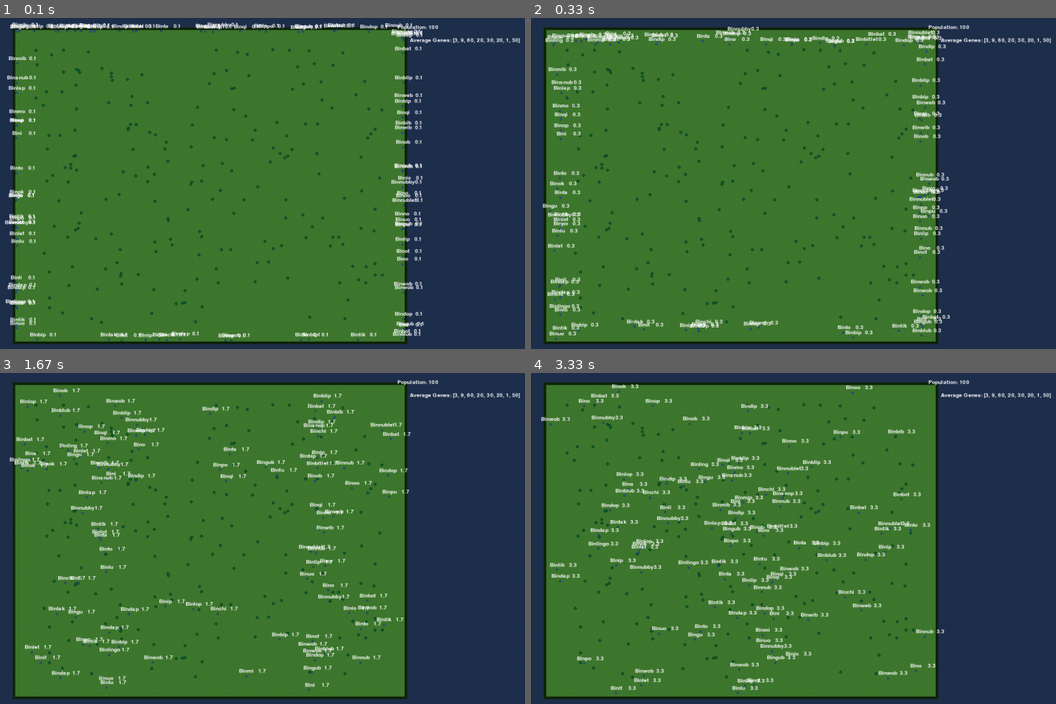
Above: before the commit, frames 1-4 (two rows, left to right).
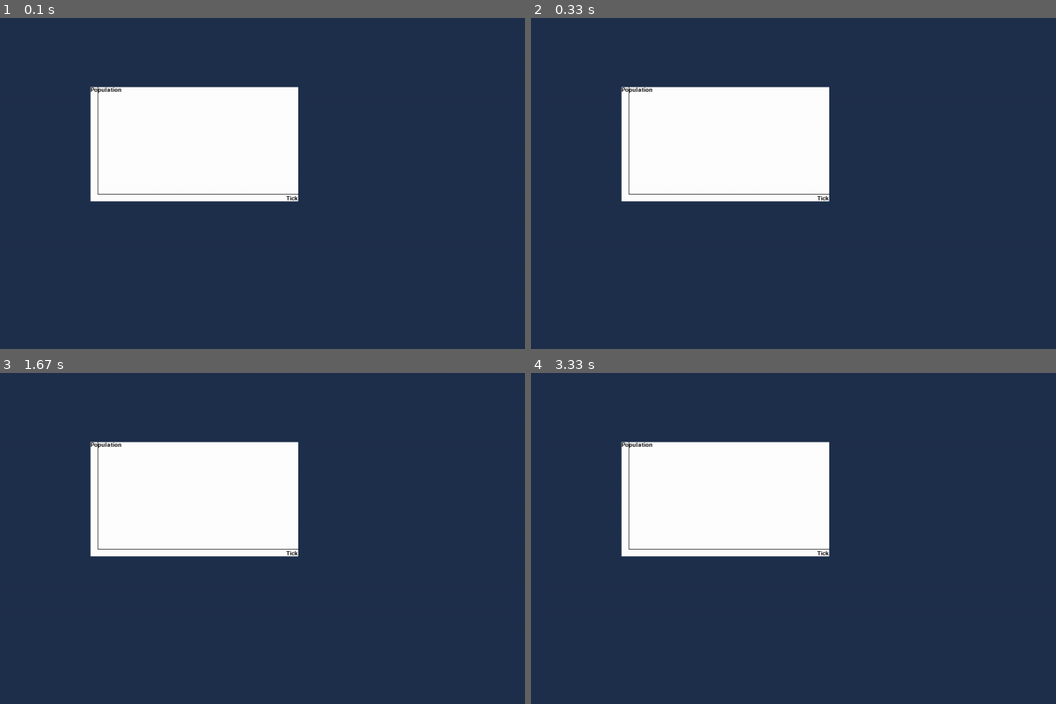
Above: after the commit, the same moments.

Repository: Quartef12345/Natural-Selection-Simulation
Game: pygame game, started from main.py
Two runs of this game, one before a commit and one after it. Both use one fixed random seed, a clock stepped at 60 frames per second and the inputs below.
Inputs:
- Up to frame 1 (0.1 s): no input
- Up to frame 2 (0.33 s): no input
- Up to frame 3 (1.67 s): no input
- Up to frame 4 (3.33 s): no input

The runs differ from the first frame. In frame 1, 74% of the frame differs, in the area x 0-100%, y 1-99%; in frame 2, 72%; in frame 3, 72%; in frame 4, 72%.

Commit message:
Starting Graph Tools

Diff:
--- /dev/null
+++ b/graphs.py
@@ -0,0 +1,36 @@
+import pygame
+
+axis_font = pygame.font.Font('freesansbold.ttf', 11)
+
+
+
+class Graph:
+    def __init__(self, surface, position, x_name, y_name):
+        self.surface = surface
+        self.position = position
+        self.x_name = x_name
+        self.y_name = y_name
+        self.axis_offset = 14
+
+
+    def draw(self):
+        surface = self.surface
+        position = self.position
+        x_name = self.x_name
+        y_name = self.y_name
+        axis_offset = self.axis_offset
+
+        pygame.draw.rect(surface, "#FFFFFF", (position[0], position[1], position[2], position[3])) #Background
+
+        pygame.draw.line(surface, "#000000", (position[0] + axis_offset, position[1] + position[3] - axis_offset), (position[0] + position[2],  position[1] + position[3] - axis_offset)) # X Axis
+        pygame.draw.line(surface, "#000000", (position[0] + axis_offset, position[1]), (position[0] + axis_offset,  position[1] + position[3] - axis_offset)) # Y Axis
+
+        x_aixs_text = axis_font.render(f"{x_name}", True, "#000000")
+        x_axis_surface = x_aixs_text.get_rect()
+        x_axis_surface.bottomright = (position[0] + position[2], position[1] + position[3])
+        surface.blit(x_aixs_text, x_axis_surface)
+
+        y_aixs_text = axis_font.render(f"{y_name}", True, "#000000")
+        y_axis_surface = y_aixs_text.get_rect()
+        y_axis_surface.topleft = (position[0], position[1])
+        surface.blit(y_aixs_text, y_axis_surface)
--- a/main.py
+++ b/main.py
@@ -3,7 +3,7 @@
 import state
 import creatures
 import render
-
+import graphs
 
 
 #Creatures
@@ -40,7 +40,7 @@
 
 last_dt = time.time()
 
-
+graph = graphs.Graph(screen, [200,200,400,220], "Tick", "Population")
 while running:
 
     state.dt = time.time() - last_dt
@@ -56,10 +56,12 @@
                 running = False
 
 
-    creatures.bushesTick(state.bush_array)
-    creatures.binTick(state.bins_array, state.bush_array)
+    #creatures.bushesTick(state.bush_array)
+    #creatures.binTick(state.bins_array, state.bush_array)
 
-    render.drawScreen(state.GRID_SIZE, screen)
+    #render.drawScreen(state.GRID_SIZE, screen)
+    screen.fill("#1f304d")
+    graph.draw()
 
     # flip() the display to put your work on screen
     pygame.display.flip()
--- a/render.py
+++ b/render.py
@@ -1,7 +1,6 @@
 import pygame
 import math
 
-import creatures
 import state
 
 bushes = state.bush_array #the array of the bushes objects
